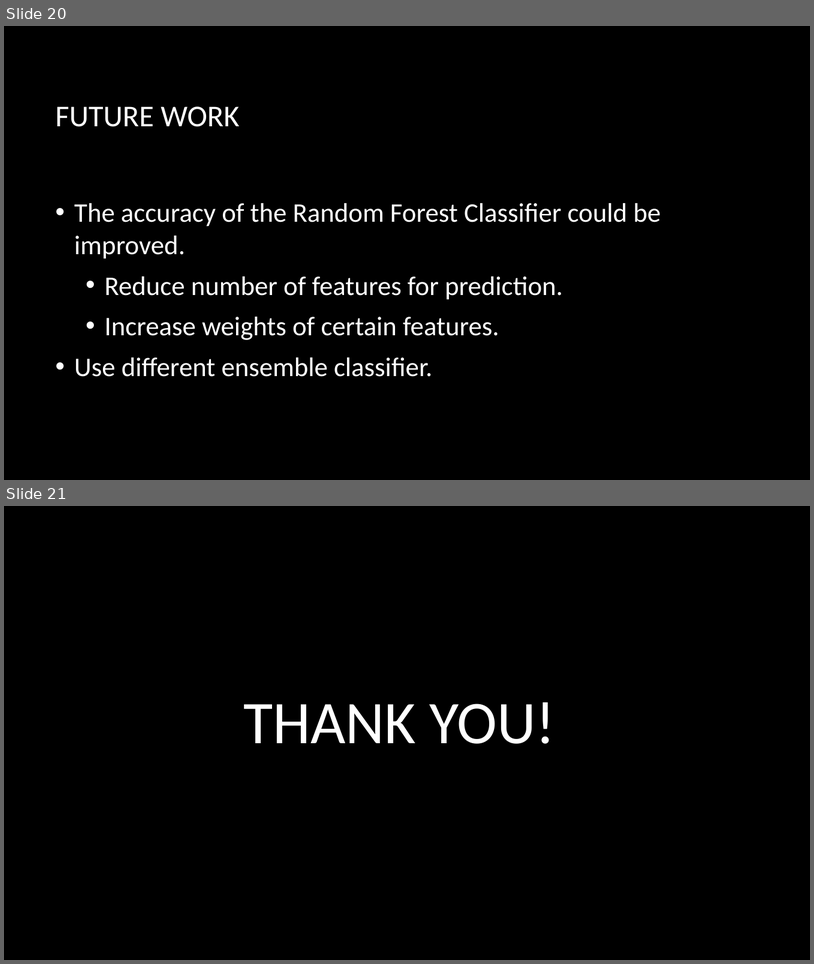
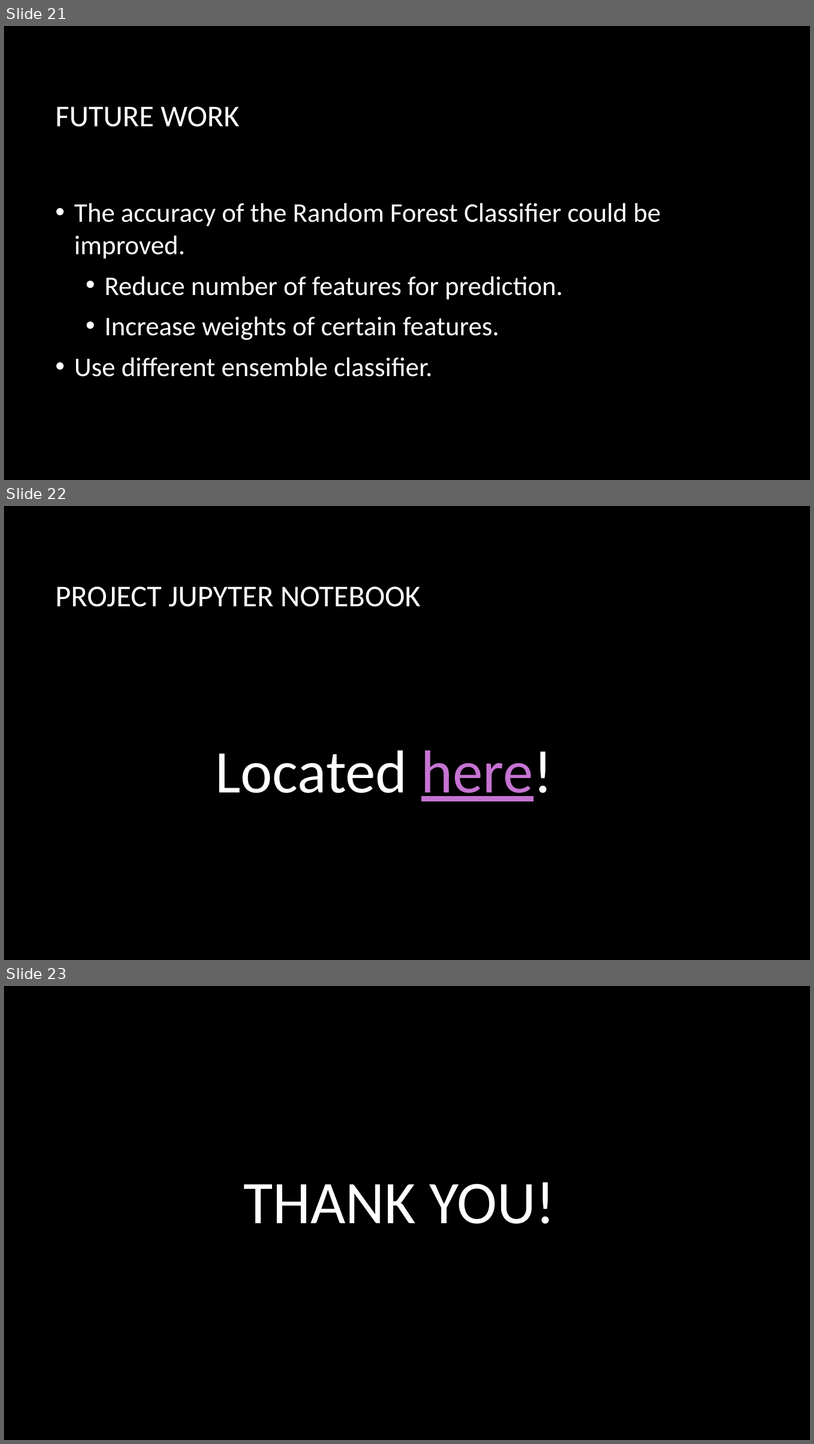
Before and after one commit to ameeshbaxi/data_science_workshop, a slide deck: capstone_project/slides/predict_ctr_abaxi.pptx. Shown one above the other, each under a label of ours: slides 20 and 21 before the commit, slides 21, 22 and 23 after it. The pictures are 814x964 and 814x1444 pixels, drawn with LibreOffice and Linux fonts; fonts in the diff are those of the drawing; background and template pictures are left out. Boxes give left, top, right and bottom in pixels: in the first picture for what was removed or moved away, otherwise in the second. Text is boxed around its words. In the diff, an @@ line names an element or a change of style, - is before the commit and + after.

```diff
--- a/capstone_project/slides/predict_ctr_abaxi.pptx
+++ b/capstone_project/slides/predict_ctr_abaxi.pptx
@@ slide 22 added at <box>4,506,810,960</box>, background picture (left out) @@
@@ title added at <box>56,586,421,607</box>, 36 pt, text #FFFFFF @@
+PROJECT JUPYTER NOTEBOOK
@@ text added at <box>215,750,554,801</box>, 72 pt, text #FFFFFF @@
+Located here!
@@ what was slide 20 is now slide 21 @@
@@ what was slide 21 is now slide 23 @@
```
Also in this commit, not shown: 15 slides changed, 1 other slide added, 1 other file.
